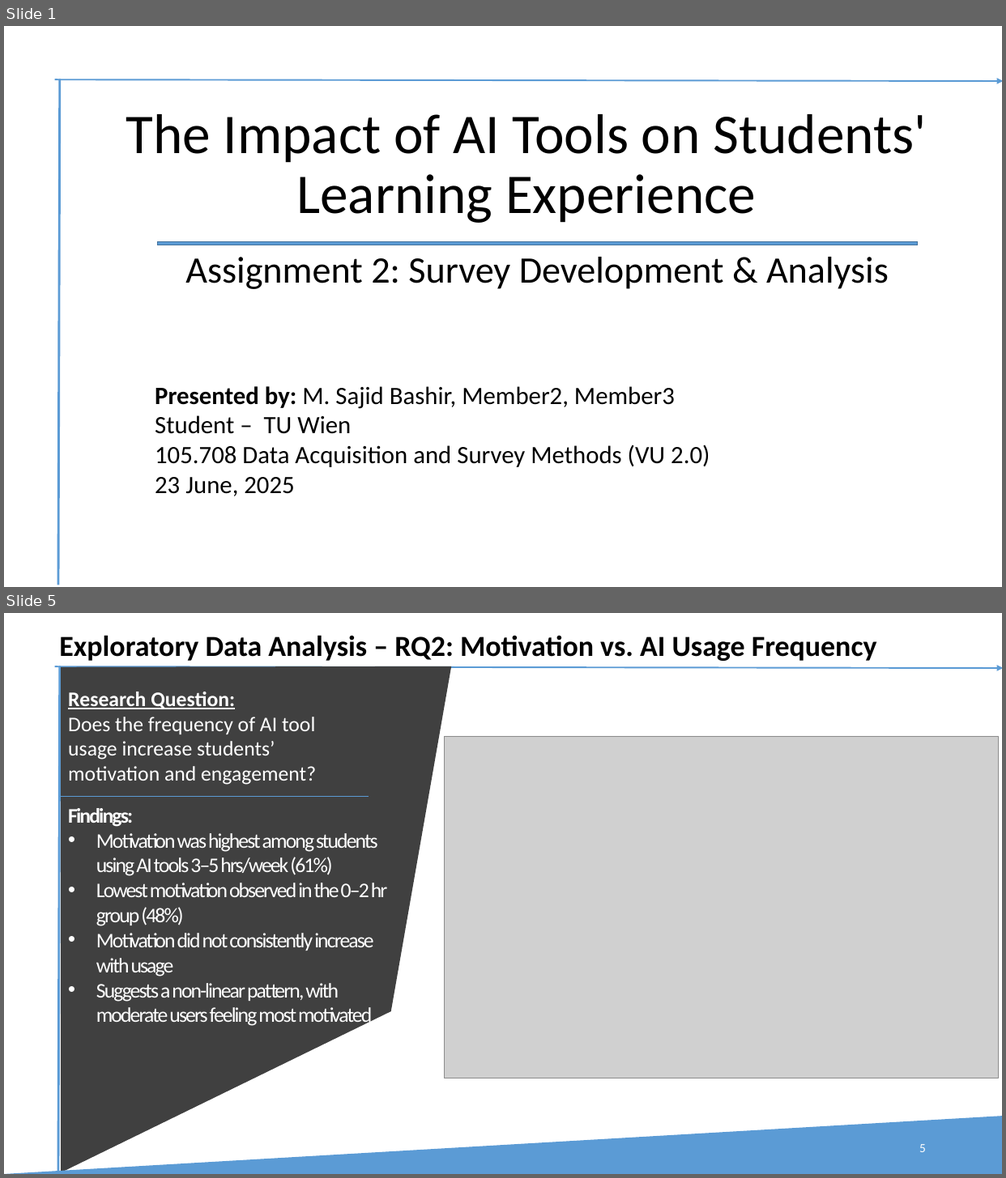
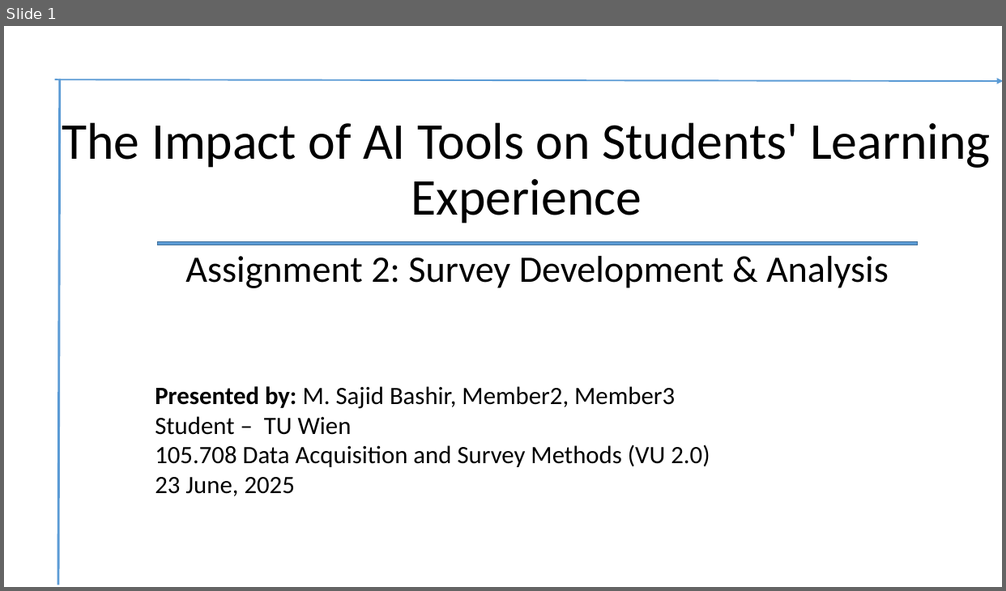
Before and after one commit to TuWienProjects/survey-methods-assignment2-group7, a slide deck: results/Presentaion DA 23-06-2025.pptx. Shown one above the other, each under a label of ours: slides 1 and 5 before the commit, slide 1 after it; the slides between them are not shown. The pictures are 1006x1178 and 1006x591 pixels, drawn with LibreOffice and Linux fonts; fonts in the diff are those of the drawing; grey boxes stand for pictures; background and template pictures are left out. Boxes give left, top, right and bottom in pixels: in the first picture for what was removed or moved away, otherwise in the second. Text is boxed around its words. In the diff, an @@ line names an element or a change of style, - is before the commit and + after.

```diff
--- a/results/Presentaion DA 23-06-2025.pptx
+++ b/results/Presentaion DA 23-06-2025.pptx
@@ slide 5 removed at [4, 613, 1002, 1174], background #FFFFFF; not listed: 2 template elements that a slide beside it also shows @@
@@ text removed at [59, 635, 877, 661] @@
-Exploratory Data Analysis – RQ2: Motivation vs. AI Usage Frequency
@@ freeform shape removed at [61, 666, 452, 1173] @@
@@ text removed at [68, 692, 316, 785] @@
-Research Question:
-Does the frequency of AI tool usage increase students’ motivation and engagement?
@@ picture removed at [444, 736, 999, 1079] @@
@@ line removed from (60, 796) to (368, 796) @@
@@ text removed at [68, 808, 388, 1027] @@
-Findings:
-• Motivation was highest among students using AI tools 3–5 hrs/week (61%)
-• Lowest motivation observed in the 0–2 hr group (48%)
-• Motivation did not consistently increase with usage
-• Suggests a non-linear pattern, with moderate users feeling most motivated
@@ right triangle removed at [4, 1116, 1002, 1174] @@
@@ page number removed at [919, 1144, 926, 1152] @@
-5
@@ slide 1 changed as well @@
@@ title "The Impact of AI Tools ..." at [62, 122, 991, 224]: size 54 to 49.7 pt @@
```
Also in this commit, not shown: 9 other slides changed, 1 slide added.
